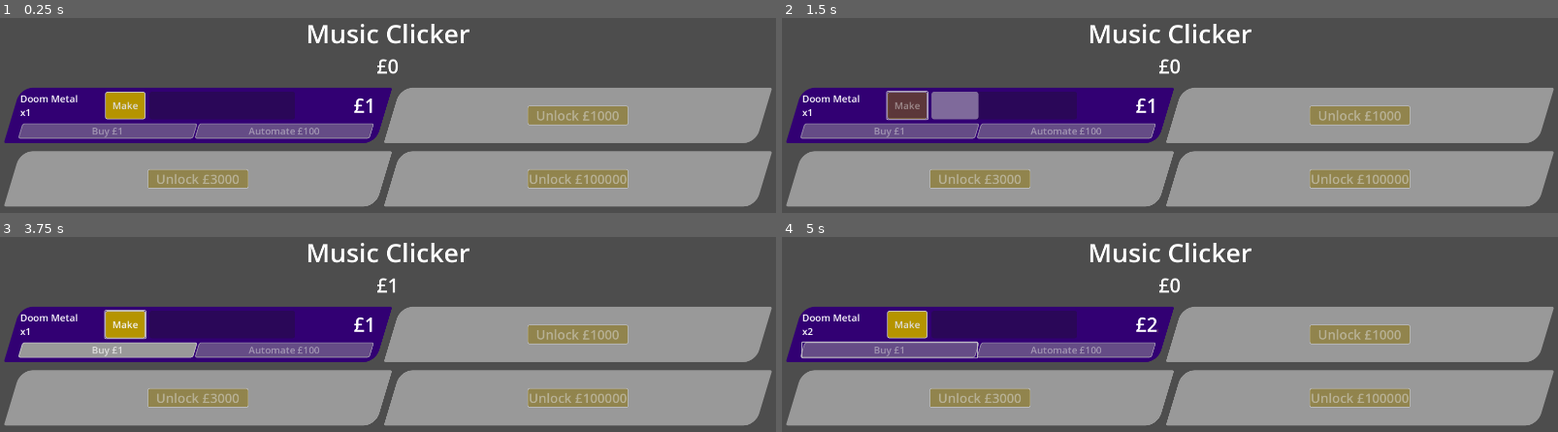
Above: before the commit, frames 1-4 (two rows, left to right).
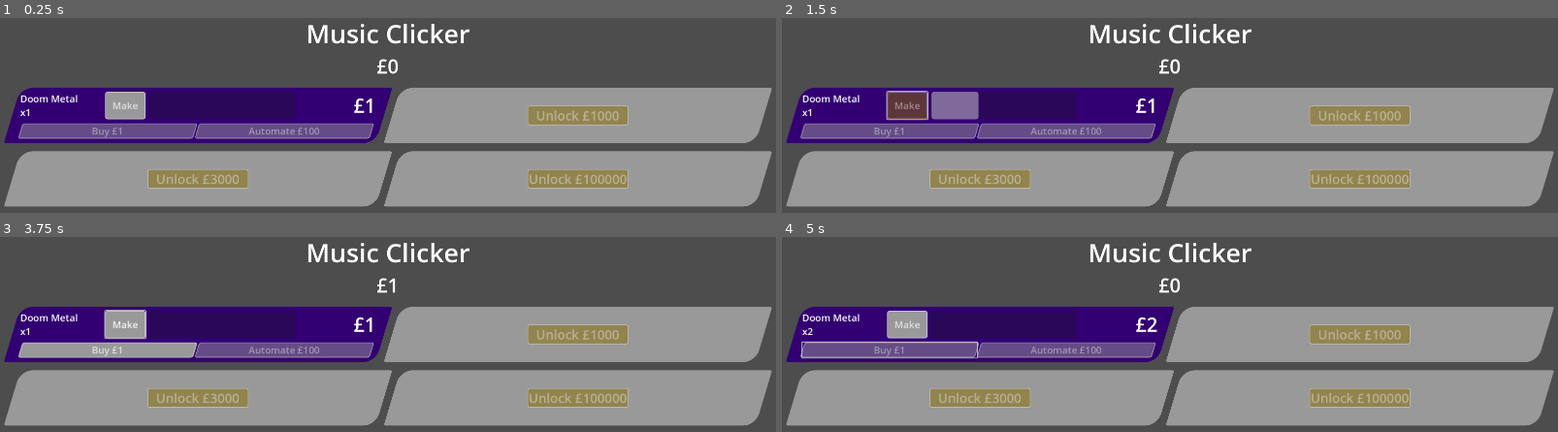
Above: after the commit, the same moments.

Repository: phrasmotica/music-clicker
Game: Godot game, scene res://game.tscn
The game is run twice, just before and just after one commit, with the same random seed, the same clock (stepped at 60 frames per second) and the same inputs.
Inputs (mouse positions are in pixels of both pictures, inside the frame that each line leads up to):
- Up to frame 1 (0.25 s): no input
- Up to frame 2 (1.5 s): click "Make" at 0.5 s; tap Enter at 1.25 s; move the mouse to (1340, 203) at 1.27 s; hold D from 1.28 s (still down); hold Shift from 1.28 s (still down); click (1340, 203) at 1.42 s
- Up to frame 3 (3.75 s): release D at 2 s; release Shift at 2 s; drag from (outside the picture) to (outside the picture) at 2.02 s; move the mouse to (465, 348) at 2.77 s; hold D 2.78-3.5 s; tap Z at 2.85 s; drag from (outside the picture) to (155, 379) at 3.52 s
- Up to frame 4 (5 s): click "Buy £1" at 4.25 s

The runs differ from the first frame. In frame 1, 0.6% of the frame differs, in the area x 13-19%, y 38-52%; in frame 2, nothing differs; in frame 3, 0.6%; in frame 4, 0.6%.

Commit message:
Fix colour of Make buttons

Diff:
--- a/theme/ui_theme.tres
+++ b/theme/ui_theme.tres
@@ -27,7 +27,6 @@
 corner_radius_bottom_left = 5
 
 [sub_resource type="StyleBoxFlat" id="StyleBoxFlat_tpf0h"]
-bg_color = Color(0.709804, 0.580392, 0, 1)
 border_width_left = 2
 border_width_top = 2
 border_width_right = 2
